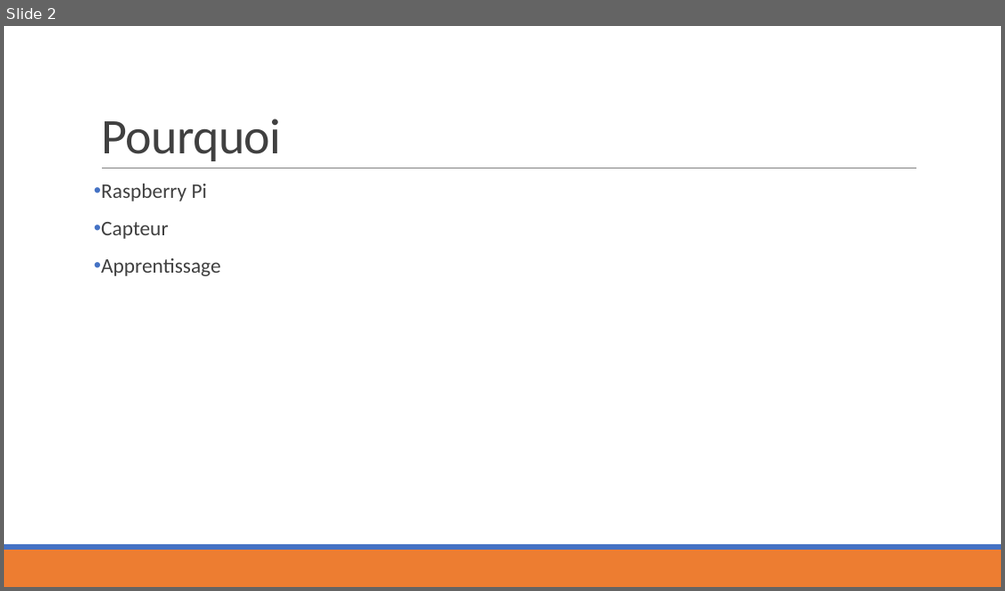
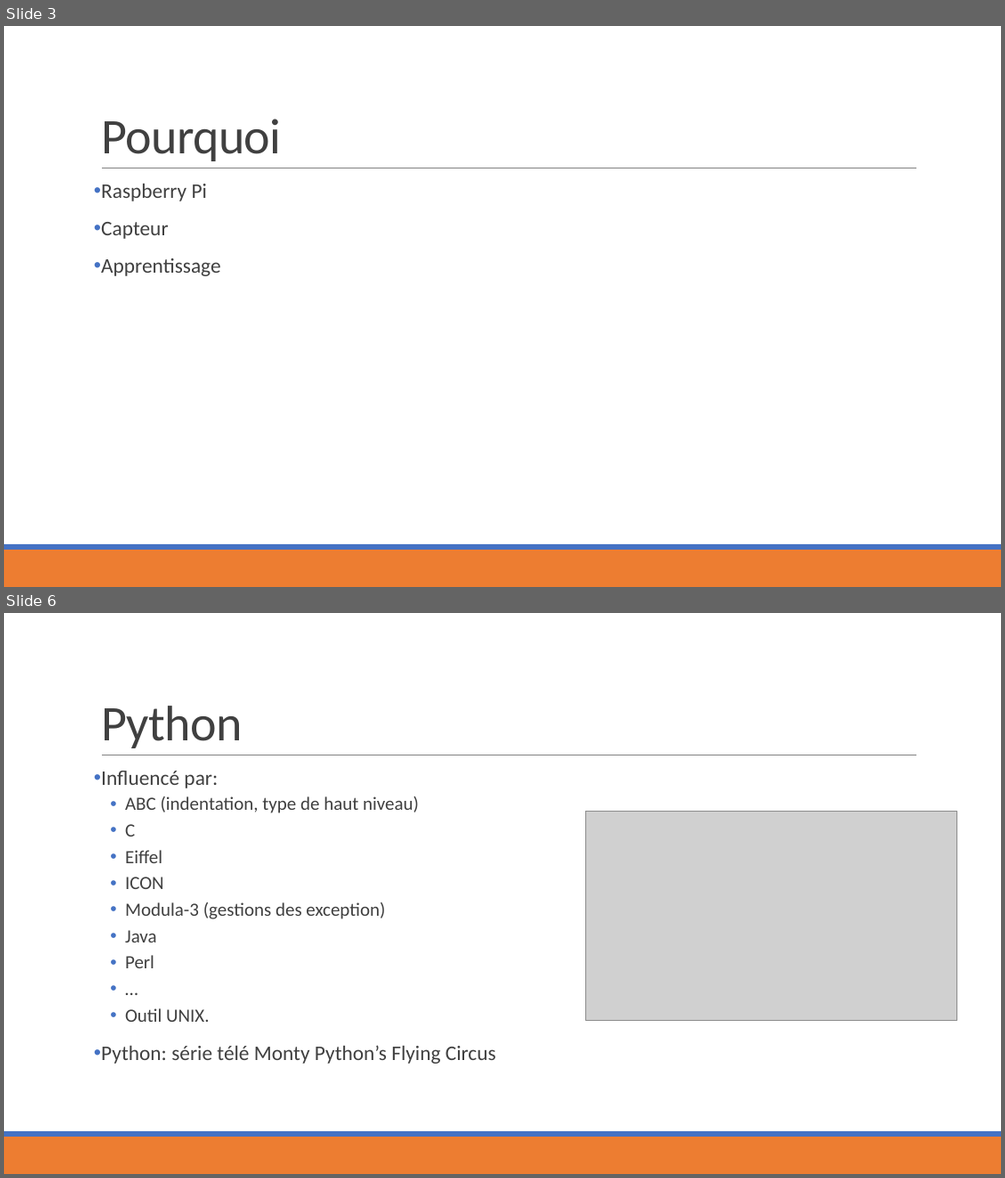
Before and after one commit to MaximeRoy1733837/ESP, a slide deck: Python/Défi_python.pptx. Shown one above the other, each under a label of ours: slide 2 before the commit, slides 3 and 6 after it; the slides between them are not shown. The pictures are 1005x591 and 1005x1178 pixels, drawn with LibreOffice and Linux fonts; fonts in the diff are those of the drawing; grey boxes stand for pictures. Boxes give left, top, right and bottom in pixels: in the first picture for what was removed or moved away, otherwise in the second. Text is boxed around its words. In the diff, an @@ line names an element or a change of style, - is before the commit and + after.

```diff
--- a/Python/Défi_python.pptx
+++ b/Python/Défi_python.pptx
@@ slide 6 added at bbox=[4, 613, 1001, 1174], background #FFFFFF; not listed: 3 template elements that a slide beside it also shows @@
@@ title added at bbox=[101, 706, 243, 748], 48 pt, text #404040 @@
+Python
@@ text added at bbox=[101, 771, 496, 1063], 18 pt, text #404040 @@
+• Influencé par:
+  • ABC (indentation, type de haut niveau)
+  • C
+  • Eiffel
+  • ICON
+  • Modula-3 (gestions des exception)
+  • Java
+  • Perl
+  • …
+  • Outil UNIX.
+• Python: série télé Monty Python’s Flying Circus
@@ picture added at bbox=[586, 811, 957, 1020] @@
@@ what was slide 2 is now slide 3 @@
```
Also in this commit, not shown: 1 slide changed, 9 other slides added, 1 other file.
